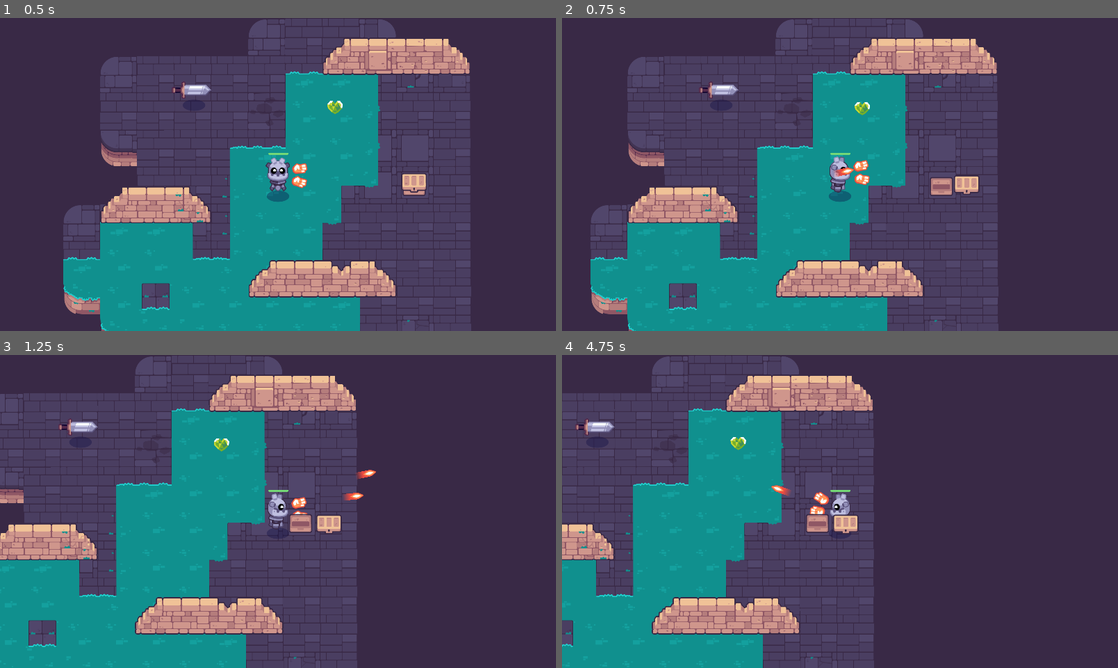
Above: before the commit, frames 1-4 (two rows, left to right).
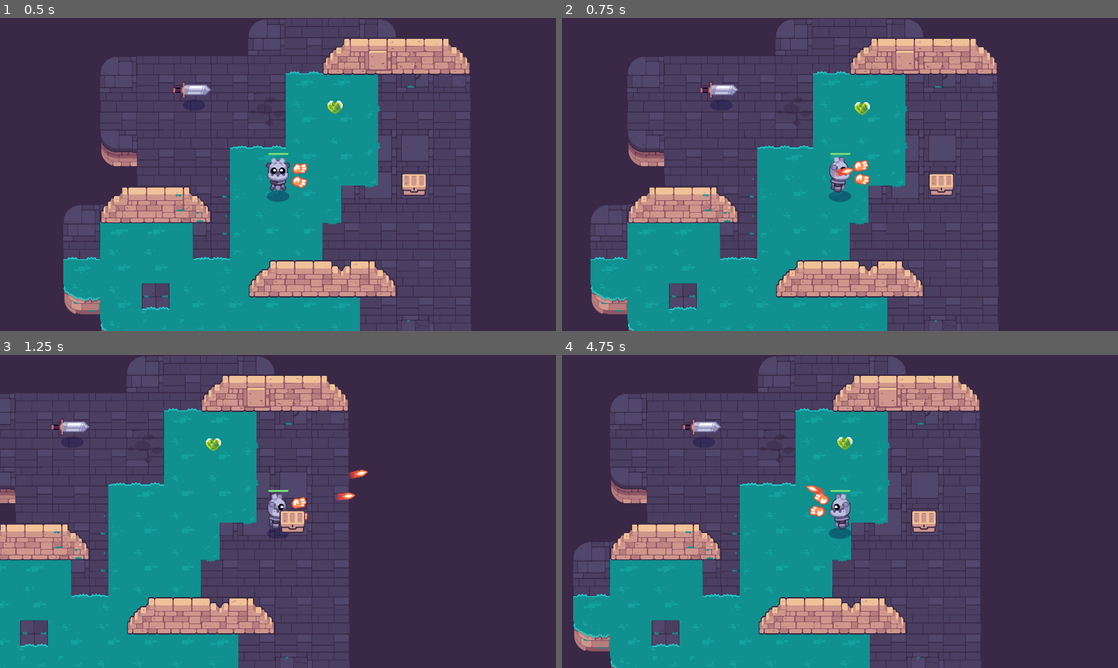
Above: after the commit, the same moments.

Repository: yaliu10/Path-of-Sorcerers-Game
Game: Godot game, scene res://Lessons/test_scene.tscn
The game is run twice, just before and just after one commit, with the same random seed, the same clock (stepped at 60 frames per second) and the same inputs.
Inputs (mouse positions are in pixels of both pictures, inside the frame that each line leads up to):
- Up to frame 1 (0.5 s): no input
- Up to frame 2 (0.75 s): tap Enter at 0.5 s; move the mouse to (962, 158) at 0.52 s; hold Right (move_right) from 0.53 s (still down); hold E (interact) from 0.53 s (still down); click (962, 158) at 0.67 s
- Up to frame 3 (1.25 s): keep holding Right (move_right); keep holding E (interact); tap Space at 0.77 s
- Up to frame 4 (4.75 s): move the mouse to (728, 527) at 1.27 s; release Right (move_right) at 1.28 s; release E (interact) at 1.28 s; hold Down (move_down) 1.28-2.03 s; click (728, 527) at 1.35 s; tap Space at 1.52, 3.02, 3.77, 4.52 s; move the mouse to (895, 442) at 2.02 s; hold Right (move_right) 2.03-2.78 s; tap Z at 2.1, 4.35 s; move the mouse to (812, 574) at 2.77 s; hold W (move_up) 2.78-3.53 s; tap E (interact) at 2.85 s; click (812, 574) at 2.92 s; move the mouse to (1006, 558) at 3.52 s; hold Left (move_left) from 3.53 s (still down); click (1006, 558) at 3.6 s; move the mouse to (673, 464) at 4.27 s

Frame 1 is identical in both runs. In frame 2, 0.5% of the frame differs, in the area x 66-76%, y 49-57%; in frame 3, 10%; in frame 4, 53%, in the area x 0-76%, y 0-100%.

Commit message:
Chest pick up fixed

Diff:
--- a/M10.twin_stick_workbook/Lessons/chest.gd
+++ b/M10.twin_stick_workbook/Lessons/chest.gd
@@ -1,12 +1,11 @@
 @tool
 class_name Chest extends Area2D
-
-var player_near_by := false
 
 @export var possible_items: Array[Item] = []
 
 @onready var animation_player: AnimationPlayer = %AnimationPlayer
 
+var player_near_by := false
 
 func _ready() -> void:
 	body_entered.connect(func (body: Node) -> void:
--- a/M10.twin_stick_workbook/Lessons/chest.tscn
+++ b/M10.twin_stick_workbook/Lessons/chest.tscn
@@ -14,9 +14,6 @@
 display_name = ""
 texture = ExtResource("5_6r711")
 sound_on_pickup = ExtResource("4_jx2uq")
-
-[sub_resource type="RectangleShape2D" id="RectangleShape2D_jbg2s"]
-size = Vector2(90, 81)
 
 [sub_resource type="RectangleShape2D" id="RectangleShape2D_ehxc7"]
 size = Vector2(112, 107.5)
@@ -62,13 +59,6 @@
 script = ExtResource("1_j1a0k")
 possible_items = Array[ExtResource("2_x4k5s")]([SubResource("Resource_s3h7h")])
 
-[node name="StaticBody2D" type="StaticBody2D" parent="."]
-
-[node name="CollisionShape2D" type="CollisionShape2D" parent="StaticBody2D"]
-position = Vector2(0, 4.5)
-shape = SubResource("RectangleShape2D_jbg2s")
-debug_color = Color(0.790229, 0.372689, 0.560652, 0.42)
-
 [node name="CollisionShape2D" type="CollisionShape2D" parent="."]
 position = Vector2(0, 0.25)
 shape = SubResource("RectangleShape2D_ehxc7")
Not shown: 1 places in M10.twin_stick_workbook/Lessons/chest.tscn that only renumber resources
